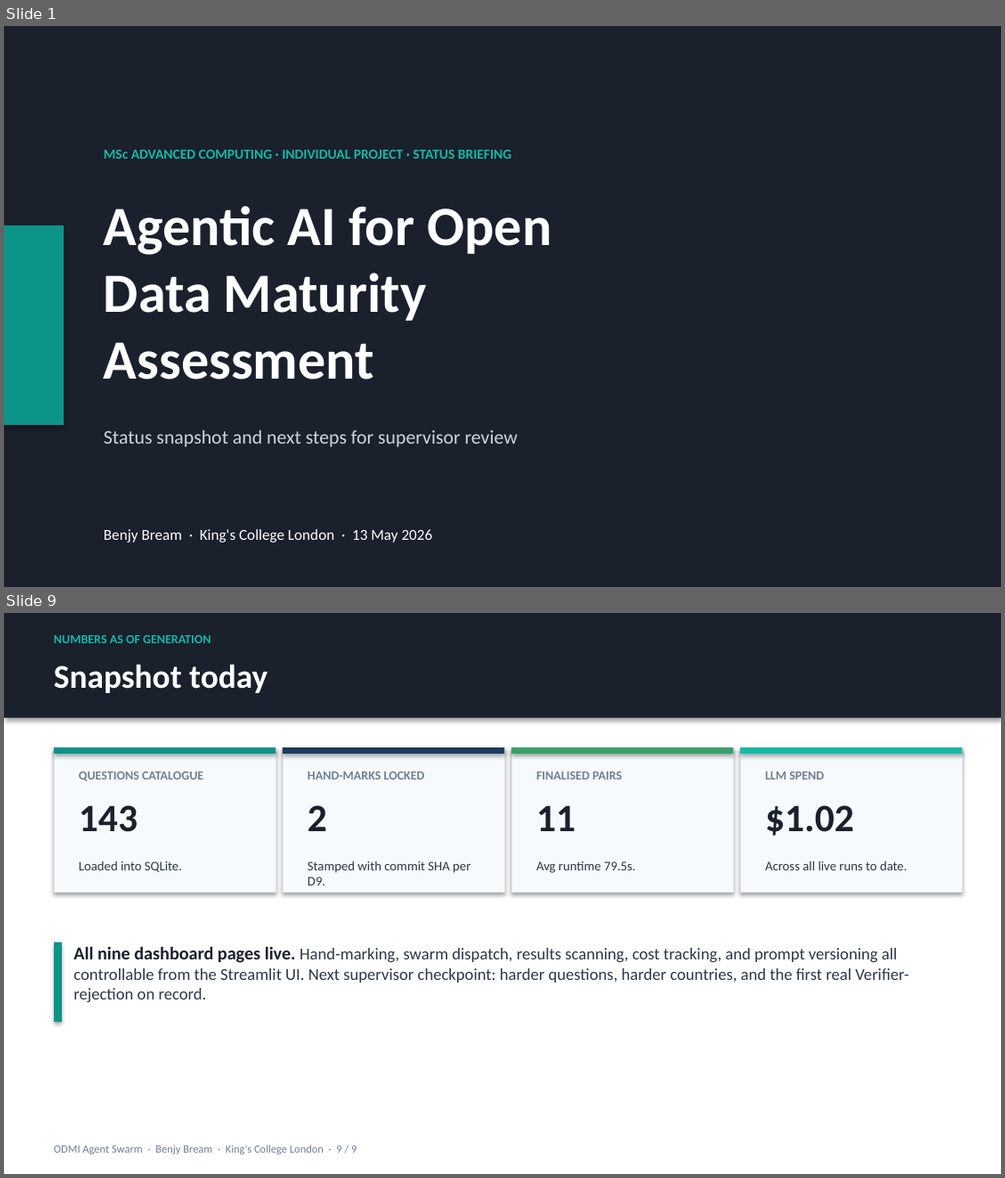
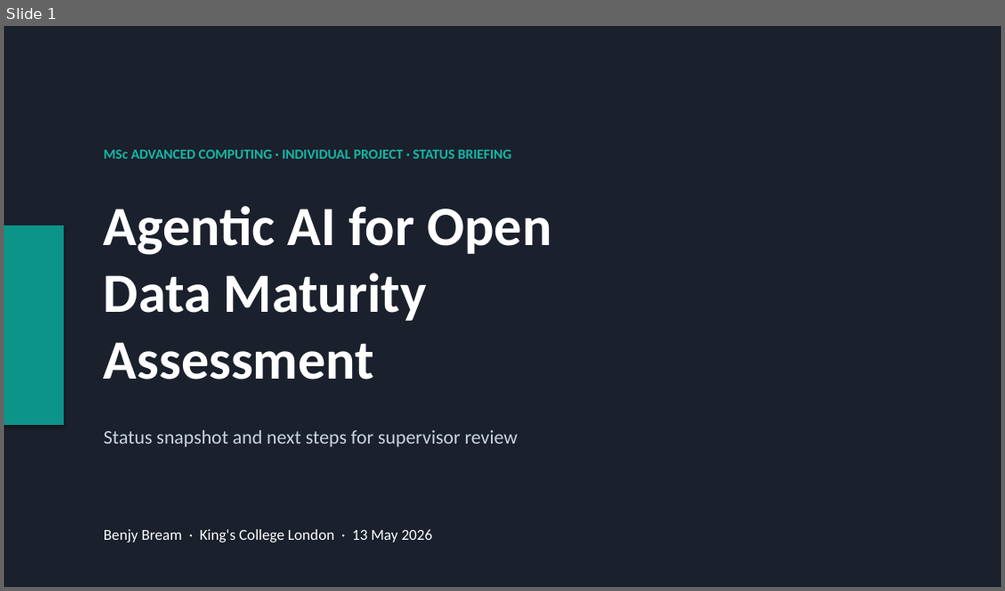
Before and after one commit to benjyb1/odmi-agent-swarm, a slide deck: docs/PROGRESS_SLIDES_2026-05-13.pptx. Shown one above the other, each under a label of ours: slides 1 and 9 before the commit, slide 1 after it; the slides between them are not shown. The pictures are 1005x1178 and 1005x591 pixels, drawn with LibreOffice and Linux fonts; fonts in the diff are those of the drawing. Boxes give left, top, right and bottom in pixels: in the first picture for what was removed or moved away, otherwise in the second. Text is boxed around its words. In the diff, an @@ line names an element or a change of style, - is before the commit and + after.

```diff
--- a/docs/PROGRESS_SLIDES_2026-05-13.pptx
+++ b/docs/PROGRESS_SLIDES_2026-05-13.pptx
@@ slide 9 removed at <box>4,613,1001,1174</box>, background #FFFFFF @@
@@ rectangle removed at <box>4,613,1001,718</box> @@
@@ text removed at <box>54,635,210,643</box> @@
-NUMBERS AS OF GENERATION
@@ text removed at <box>54,664,267,693</box> @@
-Snapshot today
@@ rectangle removed at <box>54,747,276,892</box> @@
@@ rectangle removed at <box>54,747,276,754</box> @@
@@ text removed at <box>79,771,203,781</box> @@
-QUESTIONS CATALOGUE
@@ rectangle removed at <box>282,747,504,892</box> @@
@@ rectangle removed at <box>282,747,504,754</box> @@
@@ text removed at <box>307,771,425,779</box> @@
-HAND-MARKS LOCKED
@@ rectangle removed at <box>511,747,734,892</box> @@
@@ rectangle removed at <box>511,747,734,754</box> @@
@@ text removed at <box>536,771,622,779</box> @@
-FINALISED PAIRS
@@ rectangle removed at <box>740,747,962,892</box> @@
@@ rectangle removed at <box>740,747,962,754</box> @@
@@ text removed at <box>765,771,824,779</box> @@
-LLM SPEND
@@ text removed at <box>79,805,138,832</box> @@
-143
@@ text removed at <box>307,805,327,831</box> @@
-2
@@ text removed at <box>536,805,575,831</box> @@
-11
@@ text removed at <box>765,805,854,835</box> @@
-$1.02
@@ text removed at <box>79,860,182,872</box> @@
-Loaded into SQLite.
@@ text removed at <box>307,860,470,885</box> @@
-Stamped with commit SHA per D9.
@@ text removed at <box>536,861,636,873</box> @@
-Avg runtime 79.5s.
@@ text removed at <box>765,860,906,870</box> @@
-Across all live runs to date.
@@ rectangle removed at <box>54,942,62,1022</box> @@
@@ text removed at <box>73,946,908,1002</box> @@
-All nine dashboard pages live. Hand-marking, swarm dispatch, results scanning, cost tracking, and prompt versioning all controllable from the Streamlit UI. Next supervisor checkpoint: harder questions, harder countries, and the first real Verifier-rejection on record.
@@ text removed at <box>54,1144,356,1154</box> @@
-ODMI Agent Swarm · Benjy Bream · King's College London · 9 / 9
```
Also in this commit, not shown: 3 slides changed, 2 slides added, 4 other slides removed, 1 other file.
